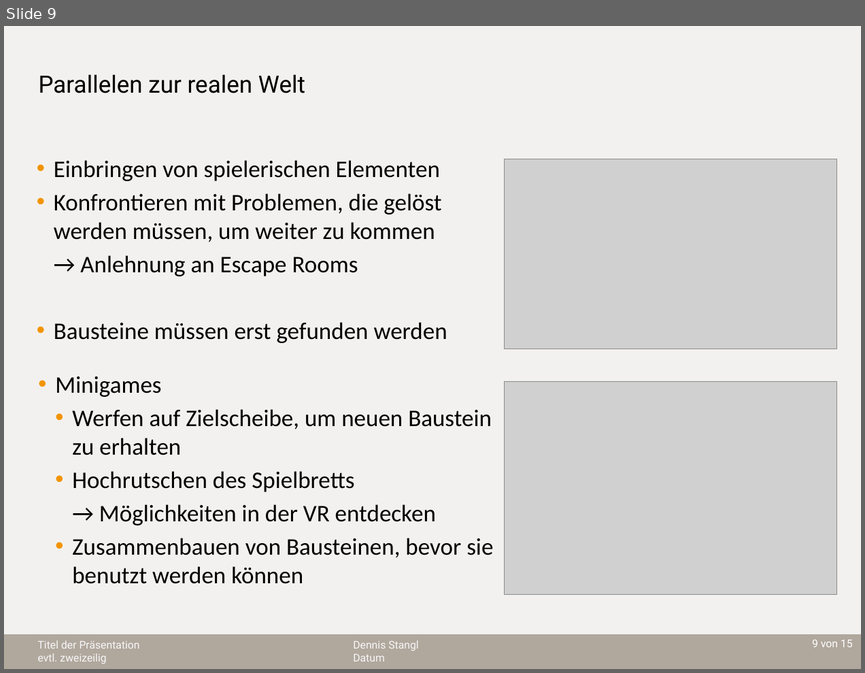
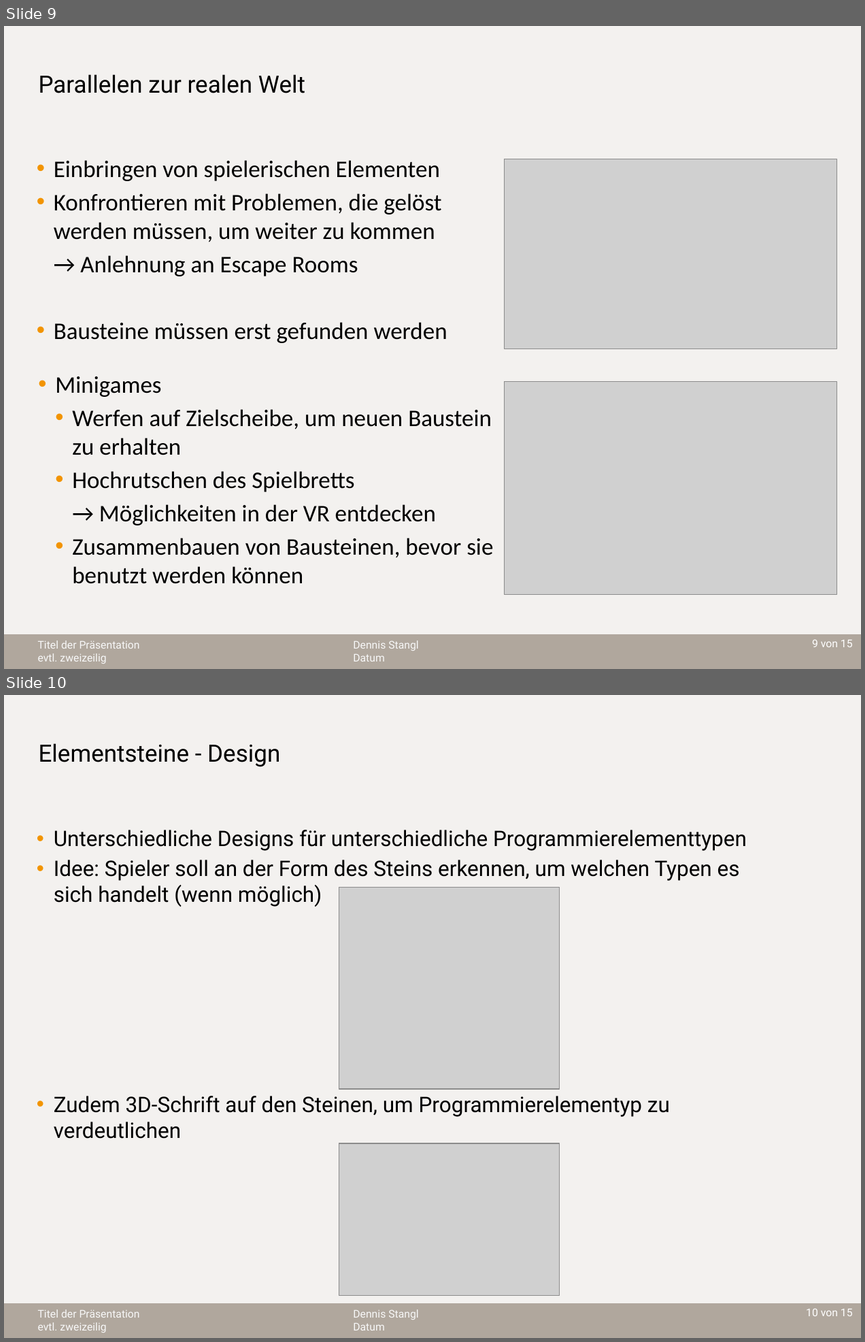
Before and after one commit to sebastian-steindl/EscapeTheVR, a slide deck: Präsentation.pptx. Shown one above the other, each under a label of ours: slide 9 before the commit, slides 9 and 10 after it. The pictures are 865x673 and 865x1342 pixels, drawn with LibreOffice and Linux fonts; fonts in the diff are those of the drawing; grey boxes stand for pictures; background and template pictures are left out. Boxes give left, top, right and bottom in pixels: in the first picture for what was removed or moved away, otherwise in the second. Text is boxed around its words. In the diff, an @@ line names an element or a change of style, - is before the commit and + after.

```diff
--- a/Präsentation.pptx
+++ b/Präsentation.pptx
@@ slide 10 added at (x1=4, y1=695, x2=861, y2=1338), background #FFFFFF; not listed: 5 template elements that a slide beside it also shows @@
@@ title added at (x1=39, y1=743, x2=280, y2=767), 20 pt, text #000000 @@
+Elementsteine - Design
@@ text added at (x1=54, y1=830, x2=747, y2=1138), 18 pt, text #000000 @@
+• Unterschiedliche Designs für unterschiedliche Programmierelementtypen
+• Idee: Spieler soll an der Form des Steins erkennen, um welchen Typen es sich handelt (wenn möglich)
+• Zudem 3D-Schrift auf den Steinen, um Programmierelementyp zu verdeutlichen
@@ picture added at (x1=339, y1=888, x2=559, y2=1089) @@
@@ picture added at (x1=339, y1=1143, x2=559, y2=1295) @@
```
Also in this commit, not shown: 3 other slides added.
